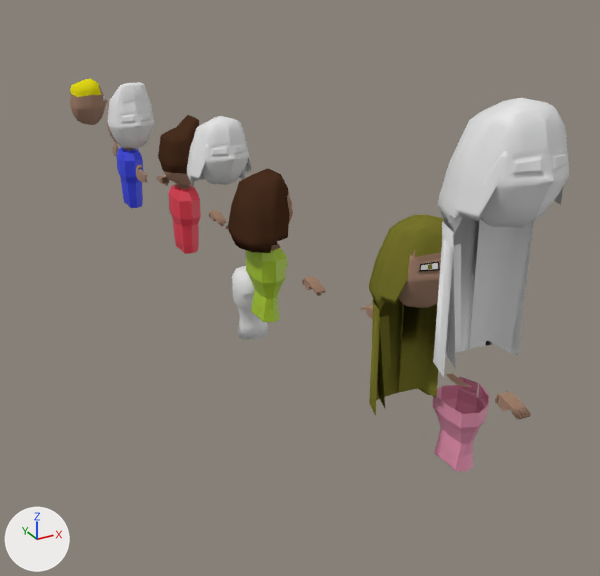
Two versions of the Blender file Assets/Low Poly Characters/Humans_Low_Poly(.blend).blend, one commit apart.
The view is the same before and after, from a 50 mm camera at (-18.8, -49.4, 23.7) aimed at (2.4, -11.0, 4.5). Arrows for +X, +Y and +Z are at lower left; the lights stay in place.

The first picture shows 'Body', 'Female 1.001', 'Female 1.002', 'Female 1.003', 'FemaleBody', 'FemaleBody.001', 'Head', 'Head.002', 'Head.003', 'Head.004', 'Head.005', 'Male 1'.
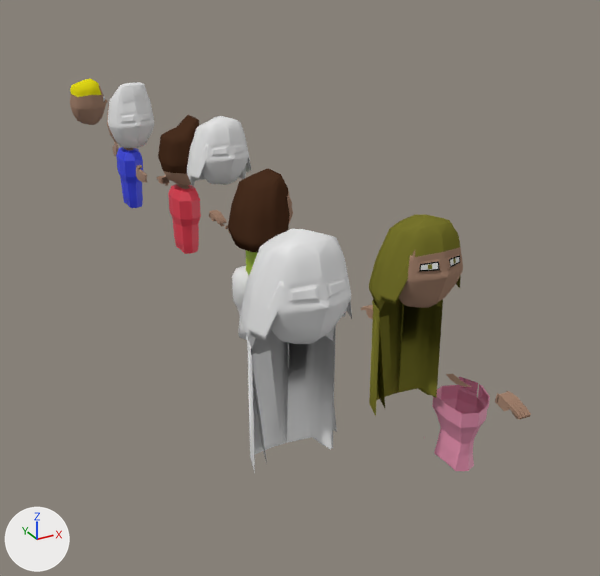
Pixel boxes [x1, y1, x2, y2] of what changed, in the pictures (600 x 576 px):
'Female 1.003', reshaped, moved (18% narrower, 13% shorter)
    before: [433, 98, 569, 378]
    after: [240, 229, 352, 473]
part 1 of me_cube_020, added
    after: [287, 328, 335, 450]
'FemaleBody', unchanged, covered by the edit
    before: [245, 243, 287, 322]
    after: [245, 250, 258, 275]

The edits, one by one:
me_cube_020 is used by ob_female_1_003; location (-1.77, -31.59, 17.33).
me_cube_020 had 723 vertices, 700 faces and spanned x -1.83..1.97, y -1.58..1.8, z -7.11..1.79.
me_cube_020 now has 735 vertices, 710 faces and spans x -1.83..1.97, y -1.58..1.8, z -7.11..1.79.
Part 1, on me_cube_020:
12 vertices are added at x -0.08..1.11, y -0.11..1.03, z -6.66..-6.32.
10 new faces join them.
Object 'Female 1.003' (ob_female_1_003) moves from (-1.77, -31.59, 17.33) to (-6.95, -28.15, 13.19).
